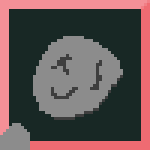
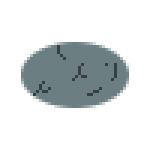
Layers edited between the first and the second 150px x 150px image:
removed layer "Layer #1" over box(33, 36, 123, 120)
removed layer "Pasted Layer" over box(0, 123, 30, 150)
removed layer "Layer" over box(0, 0, 150, 150)
added layer "arm #1" (50%) above "arm" over box(33, 45, 117, 96)
added layer "arm" above "belt_slot.png" over box(21, 42, 129, 108)
renamed "Background" to "belt_slot.png", hid it, painted on it over box(0, 0, 150, 150)
